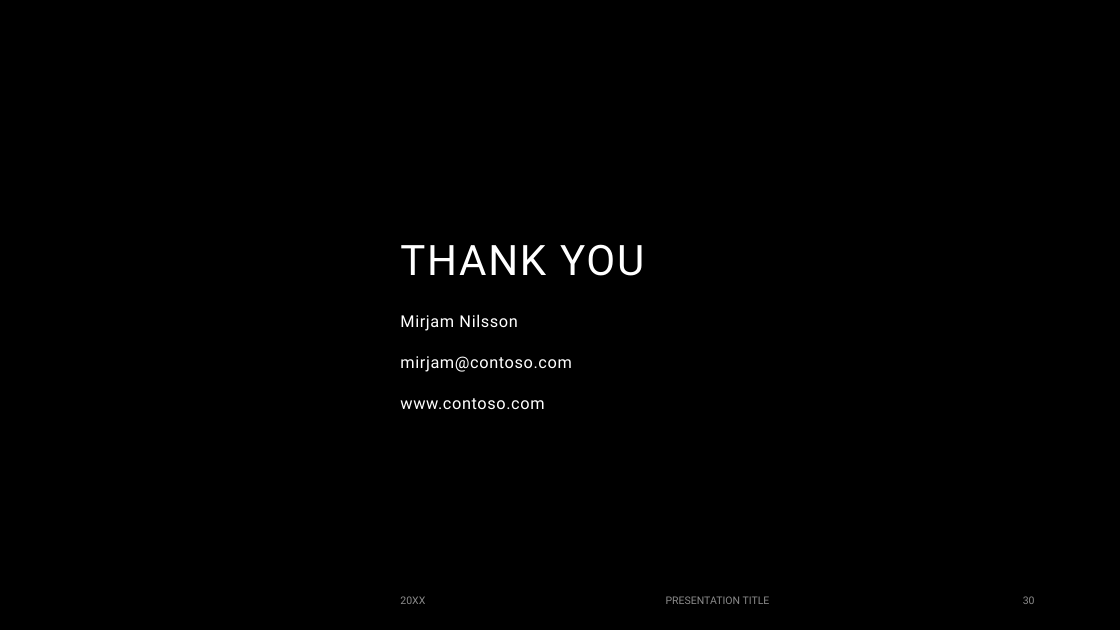
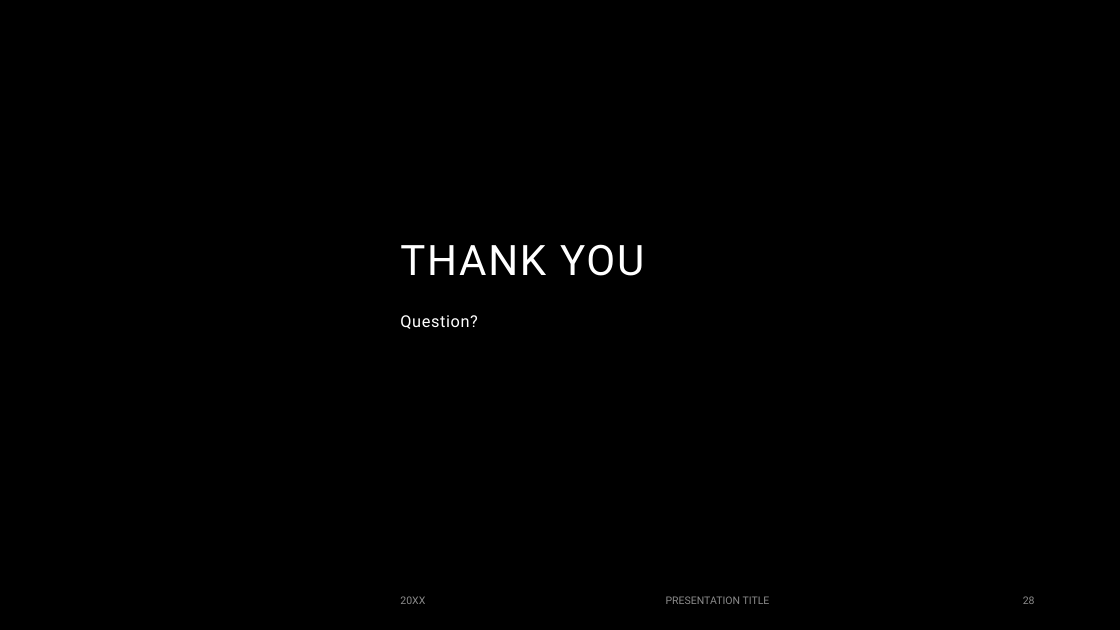
Before and after one commit to anwari32/IF5099-Metode-Penelitian, a slide deck: slide 28 of proposals/v2/Penerapan Multitask Learning dan BERT untuk Prediksi Splice.pptx (slide 30 before the commit). Drawn at 1120x630 pixels with LibreOffice and Linux fonts; fonts in the diff are those of the drawing; background and template pictures are left out. Boxes give left, top, right and bottom in pixels: in the first picture for what was removed or moved away, otherwise in the second. Text is boxed around its words. In the diff, an @@ line names an element or a change of style, - is before the commit and + after.

```diff
--- a/proposals/v2/Penerapan Multitask Learning dan BERT untuk Prediksi Splice.pptx
+++ b/proposals/v2/Penerapan Multitask Learning dan BERT untuk Prediksi Splice.pptx
@@ subtitle at bbox=[400, 315, 477, 329]: text changed @@
-Mirjam Nilsson
-mirjam@contoso.com
-www.contoso.com
+Question?
```
Also in this commit, not shown: 3 other slides changed, 9 slides added, 11 slides removed, 1 other file.
